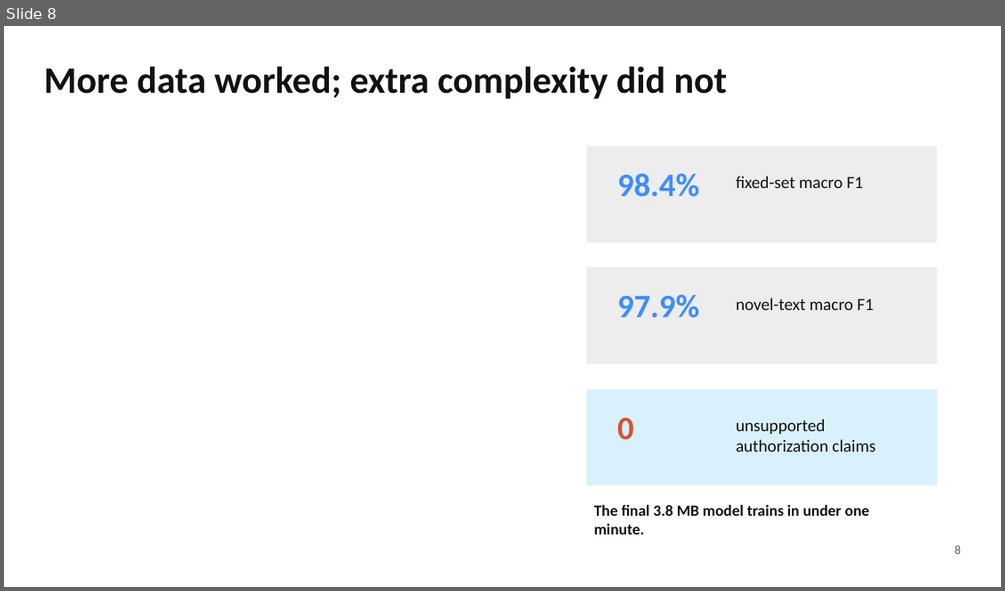
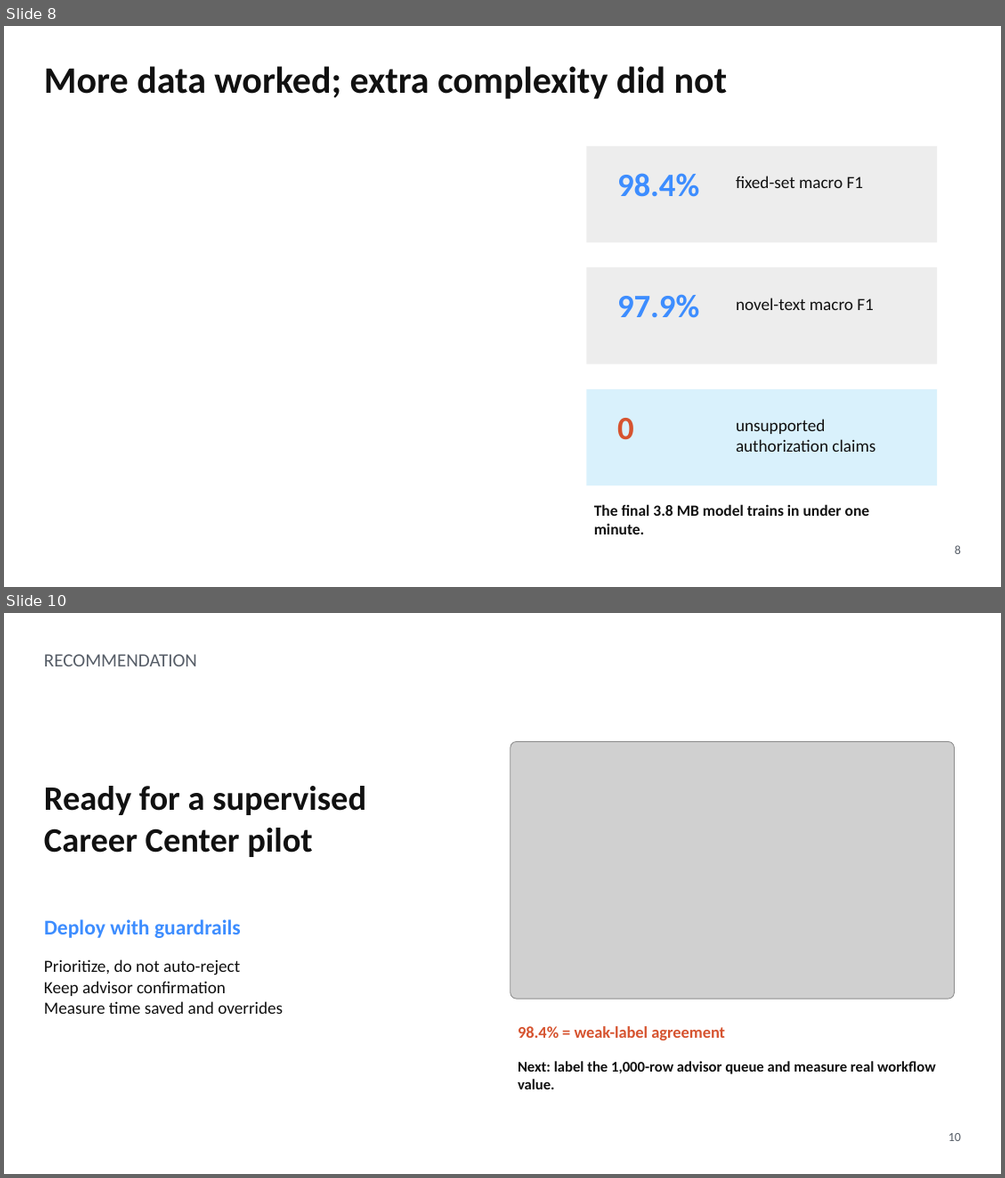
Before and after one commit to Kongbai815/job-matching-nlp, a slide deck: slides/MSBA_Job_Matching_Final_Deck.pptx. Shown one above the other, each under a label of ours: slide 8 before the commit, slides 8 and 10 after it; the slides between them are not shown. The pictures are 1005x591 and 1005x1178 pixels, drawn with LibreOffice and Linux fonts; fonts in the diff are those of the drawing; grey boxes stand for pictures. Boxes give left, top, right and bottom in pixels: in the first picture for what was removed or moved away, otherwise in the second. Text is boxed around its words. In the diff, an @@ line names an element or a change of style, - is before the commit and + after.

```diff
--- a/slides/MSBA_Job_Matching_Final_Deck.pptx
+++ b/slides/MSBA_Job_Matching_Final_Deck.pptx
@@ slide 10 added at (x1=4, y1=613, x2=1001, y2=1174), background #FFFFFF @@
@@ text added at (x1=44, y1=654, x2=197, y2=666), 18 pt, text #565D67 @@
+RECOMMENDATION
@@ picture added at (x1=510, y1=742, x2=955, y2=999) @@
@@ text added at (x1=44, y1=786, x2=366, y2=857), 33 pt, text #111111, bold @@
+Ready for a supervised Career Center pilot
@@ text added at (x1=44, y1=919, x2=241, y2=938), 20.2 pt, text #3D8DFF, bold @@
+Deploy with guardrails
@@ text added at (x1=44, y1=959, x2=283, y2=1013), 16.5 pt, text #111111 @@
+Prioritize, do not auto-reject
+Keep advisor confirmation
+Measure time saved and overrides
@@ text added at (x1=518, y1=1026, x2=725, y2=1040), 15.8 pt, text #D6532F, bold @@
+98.4% = weak-label agreement
@@ text added at (x1=518, y1=1061, x2=936, y2=1089), 14.2 pt, text #111111, bold @@
+Next: label the 1,000-row advisor queue and measure real workflow value.
@@ text added at (x1=948, y1=1133, x2=961, y2=1141), 12 pt, text #565D67 @@
+10
```
Also in this commit, not shown: 2 slides changed, 2 other slides added, 3 slides removed, 2 other files.
